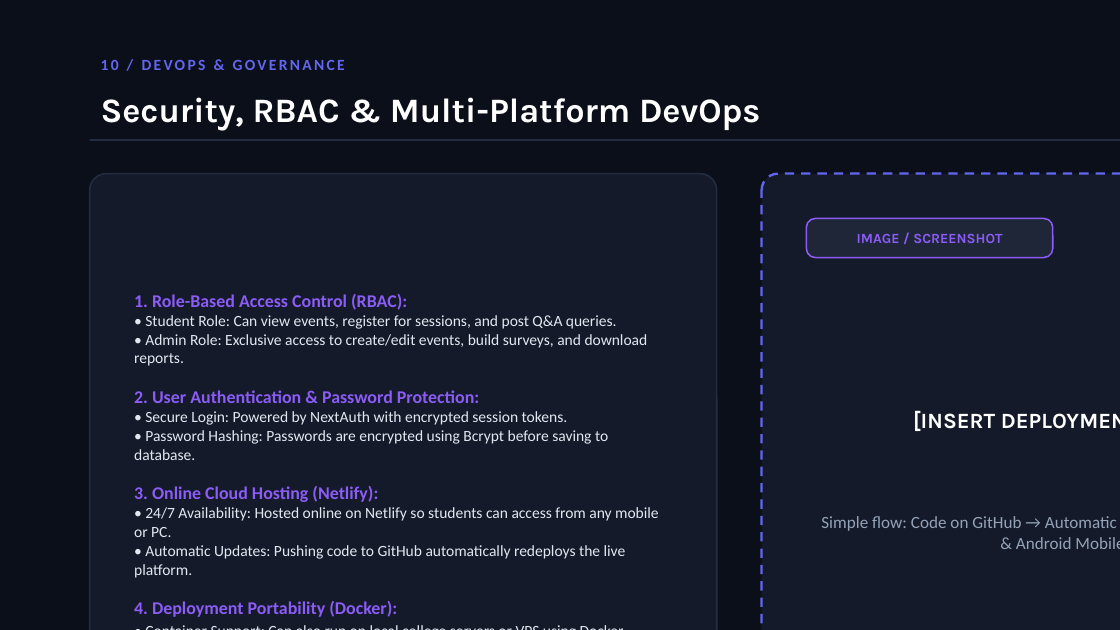
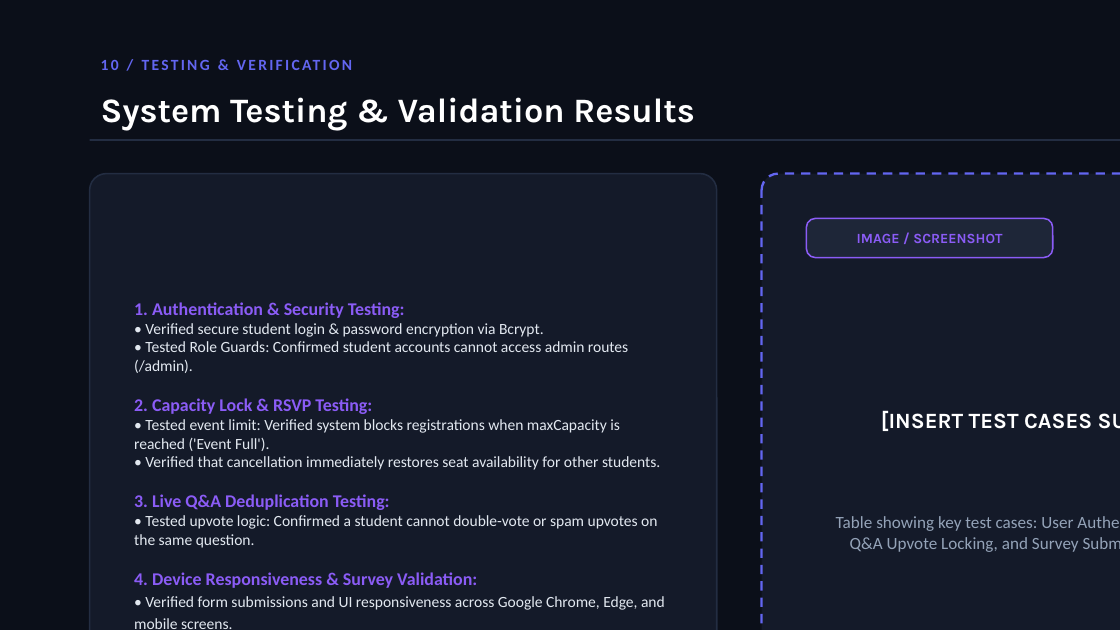
Before and after one commit to noaman024/campuspulse, a slide deck: slide 11 of docs/CampusPulse_Presentation_Deck.pptx. Drawn at 1120x630 pixels with LibreOffice and Linux fonts; fonts in the diff are those of the drawing. Boxes give left, top, right and bottom in pixels: in the first picture for what was removed or moved away, otherwise in the second. Text is boxed around its words. In the diff, an @@ line names an element or a change of style, - is before the commit and + after.

Commit message:
docs: replace slide 10 (Android App) and slide 11 (Security/DevOps) with User Workflow (DFD) and System Testing results

```diff
--- a/docs/CampusPulse_Presentation_Deck.pptx
+++ b/docs/CampusPulse_Presentation_Deck.pptx
@@ text at (101, 97, 694, 131): text changed @@
-Security, RBAC & Multi-Platform DevOps
+System Testing & Validation Results
@@ text at (230, 97, 347, 131): text changed @@
-10 / DEVOPS & GOVERNANCE
+10 / TESTING & VERIFICATION
@@ text at (134, 302, 665, 629): text changed @@
-1. Role-Based Access Control (RBAC):
-• Student Role: Can view events, register for sessions, and post Q&A queries.
-• Admin Role: Exclusive access to create/edit events, build surveys, and download reports.
-2. User Authentication & Password Protection:
-• Secure Login: Powered by NextAuth with encrypted session tokens.
-• Password Hashing: Passwords are encrypted using Bcrypt before saving to database.
-3. Online Cloud Hosting (Netlify):
-• 24/7 Availability: Hosted online on Netlify so students can access from any mobile or PC.
-• Automatic Updates: Pushing code to GitHub automatically redeploys the live platform.
-4. Deployment Portability (Docker):
-• Container Support: Can also run on local college servers or VPS using Docker.
+1. Authentication & Security Testing:
+• Verified secure student login & password encryption via Bcrypt.
+• Tested Role Guards: Confirmed student accounts cannot access admin routes (/admin).
+2. Capacity Lock & RSVP Testing:
+• Tested event limit: Verified system blocks registrations when maxCapacity is reached ('Event Full').
+• Verified that cancellation immediately restores seat availability for other students.
+3. Live Q&A Deduplication Testing:
+• Tested upvote logic: Confirmed a student cannot double-vote or spam upvotes on the same question.
+4. Device Responsiveness & Survey Validation:
+• Verified form submissions and UI responsiveness across Google Chrome, Edge, and mobile screens.
@@ text at (836, 410, 1092, 528): text changed @@
-[INSERT DEPLOYMENT DIAGRAM]
+[INSERT TEST CASES SUMMARY TABLE]
@@ text at (850, 516, 1079, 552): text changed @@
-Simple flow: Code on GitHub → Automatic Build → Live Website on Netlify & Android Mobile App.
+Table showing key test cases: User Authentication, Seat Capacity Limit, Q&A Upvote Locking, and Survey Submission — All Passed (100%).
```
Also in this commit, not shown: 1 slide added, 1 slide removed, 3 other files.
